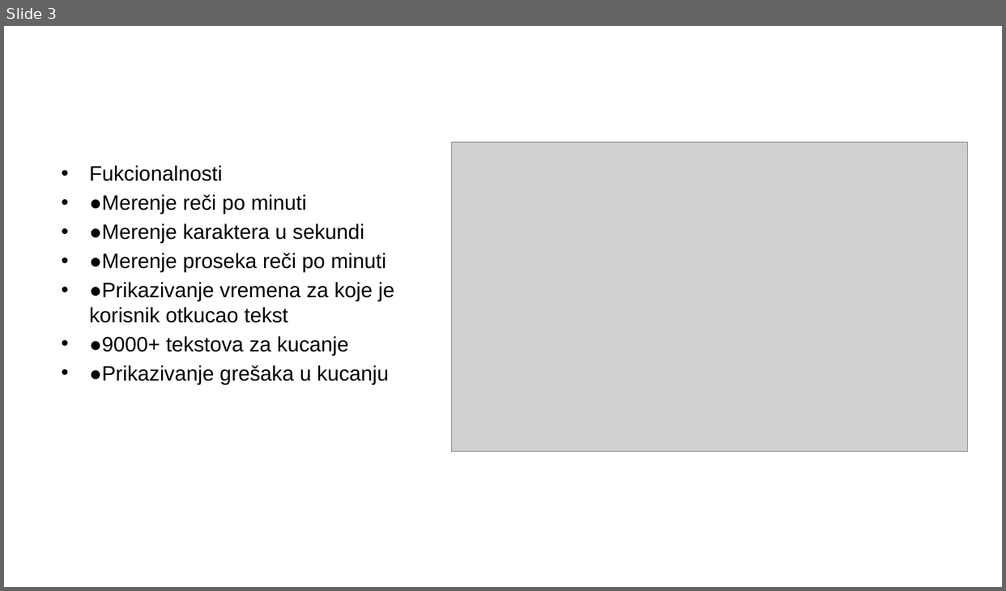
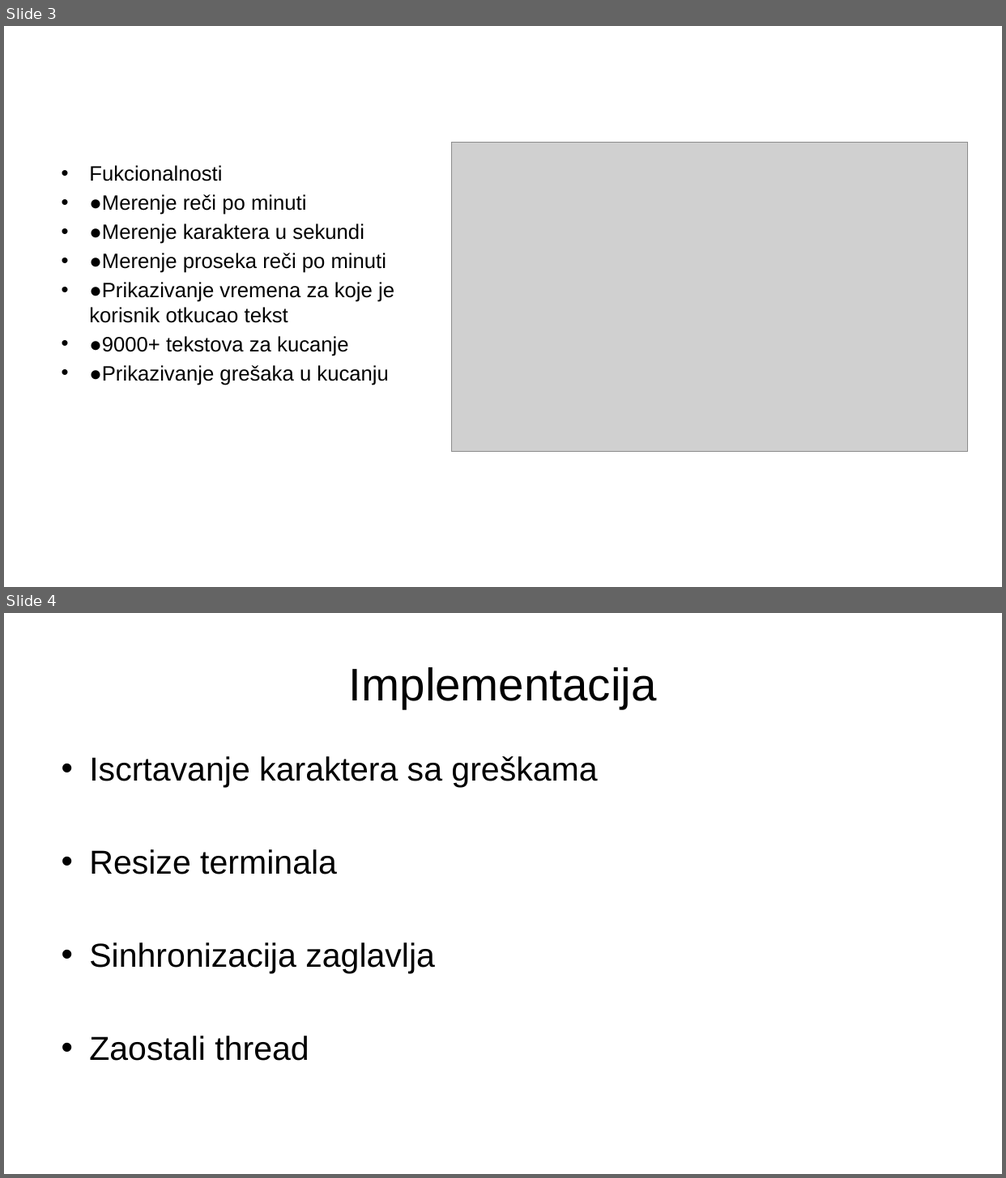
Before and after one commit to 7aske/uni, a slide deck: cs324/cs324-pz-nikola_tasic_3698/docs/cs324-pres.pptx. Shown one above the other, each under a label of ours: slide 3 before the commit, slides 3 and 4 after it. The pictures are 1006x591 and 1006x1178 pixels, drawn with LibreOffice and Linux fonts; fonts in the diff are those of the drawing; grey boxes stand for pictures. Boxes give left, top, right and bottom in pixels: in the first picture for what was removed or moved away, otherwise in the second. Text is boxed around its words. In the diff, an @@ line names an element or a change of style, - is before the commit and + after.

Commit message:
cs324-pres - update

```diff
--- a/cs324/cs324-pz-nikola_tasic_3698/docs/cs324-pres.pptx
+++ b/cs324/cs324-pz-nikola_tasic_3698/docs/cs324-pres.pptx
@@ slide 4 added at [4,613,1002,1174], background #FFFFFF @@
@@ title added at [349,667,657,709], 44 pt, text #000000 @@
+Implementacija
@@ text added at [89,756,597,1061], 32 pt, text #000000 @@
+• Iscrtavanje karaktera sa greškama
+• Resize terminala
+• Sinhronizacija zaglavlja
+• Zaostali thread
```
